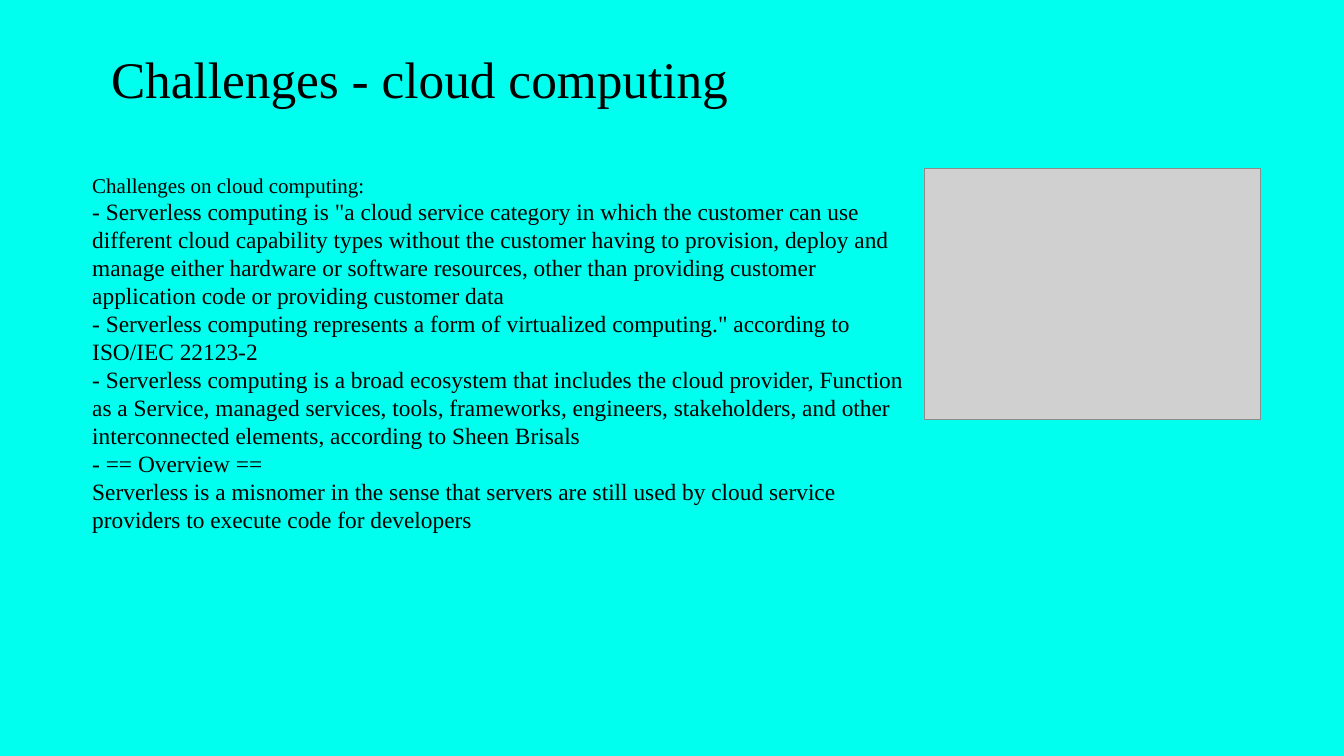
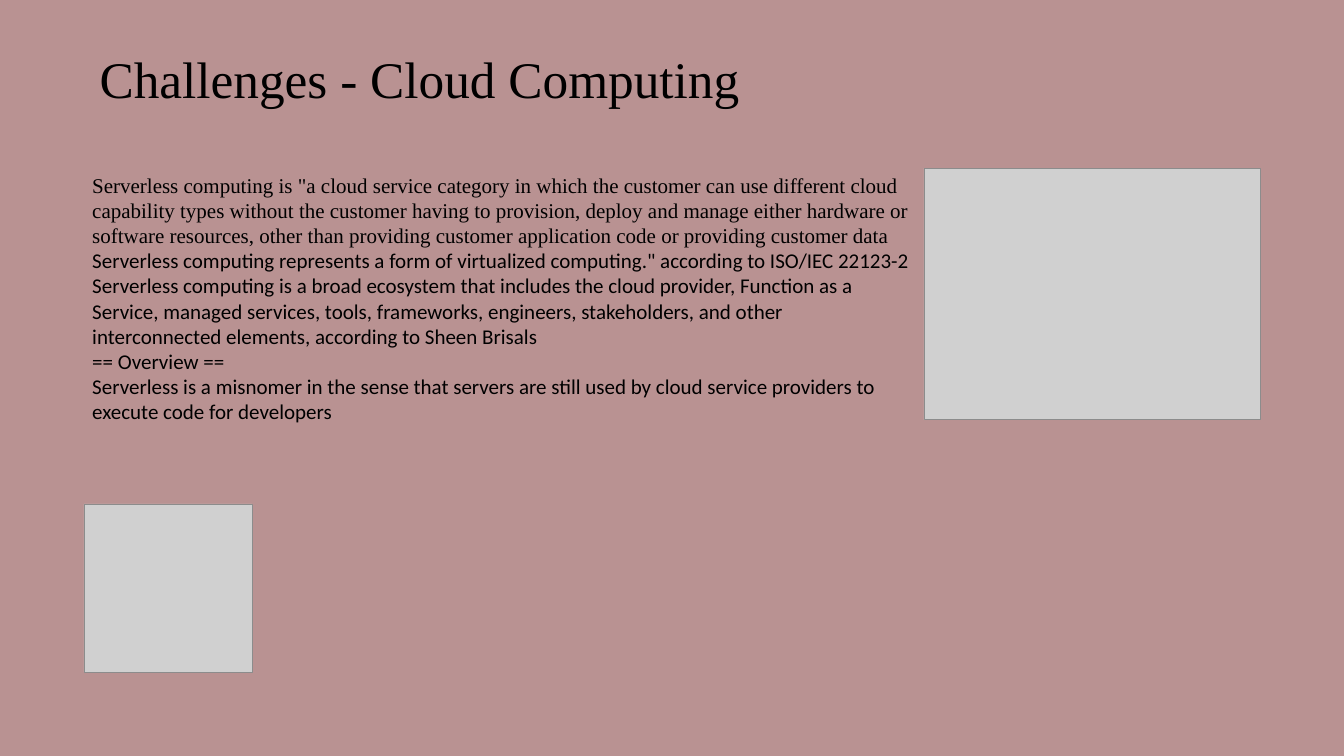
Before and after one commit to Nikhil181511/AI-Smart-Presentation-generator, a slide deck: slide 4 of generated_ppts/Cloud_Computing.pptx (slide 5 before the commit). Drawn at 1344x756 pixels with LibreOffice and Linux fonts; fonts in the diff are those of the drawing; grey boxes stand for pictures. Boxes give left, top, right and bottom in pixels: in the first picture for what was removed or moved away, otherwise in the second. Text is boxed around its words. In the diff, an @@ line names an element or a change of style, - is before the commit and + after.

```diff
--- a/generated_ppts/Cloud_Computing.pptx
+++ b/generated_ppts/Cloud_Computing.pptx
@@ background #00FFEE to #B99292 @@
@@ title at box(100, 62, 739, 109): text changed @@
-Challenges - cloud computing
+Challenges - Cloud Computing
@@ text at box(92, 178, 908, 423): text changed; size 20 to 18 pt; font Times New Roman to Calibri @@
-Challenges on cloud computing:
-- Serverless computing is "a cloud service category in which the customer can use different cloud capability types without the customer having to provision, deploy and manage either hardware or software resources, other than providing customer application code or providing customer data
-- Serverless computing represents a form of virtualized computing." according to ISO/IEC 22123-2
-- Serverless computing is a broad ecosystem that includes the cloud provider, Function as a Service, managed services, tools, frameworks, engineers, stakeholders, and other interconnected elements, according to Sheen Brisals
-- == Overview ==
-Serverless is a misnomer in the sense that servers are still used by cloud service providers to execute code for developers
+Serverless computing is "a cloud service category in which the customer can use different cloud capability types without the customer having to provision, deploy and manage either hardware or software resources, other than providing customer application code or providing customer data
+Serverless computing represents a form of virtualized computing." according to ISO/IEC 22123-2
+Serverless computing is a broad ecosystem that includes the cloud provider, Function as a Service, managed services, tools, frameworks, engineers, stakeholders, and other interconnected elements, according to Sheen Brisals
+== Overview ==
+Serverless is a misnomer in the sense that servers are still used by cloud service providers to execute code for developers
@@ picture added at box(84, 504, 252, 672) @@
```
Also in this commit, not shown: 4 other slides changed, 2 slides removed, 40 other files.
